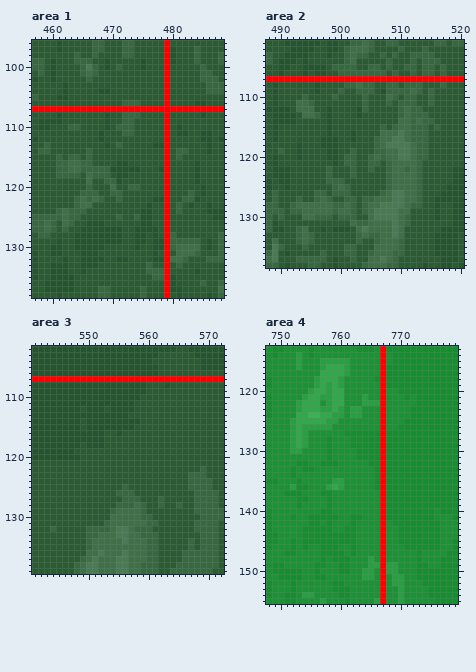
Pixel-art file: assets/scene/world_map/world.aseprite. Above is the file before it was changed.
1248x810 pixels, 1 frame. Colours within 5 levels of each other are drawn and written as one. Shown: area 1: x 457..488, y 96..138; area 2: x 488..520, y 101..138; area 3: x 541..572, y 102..139; area 4: x 748..779, y 113..155. The commit also changed other parts of the picture, which this record leaves out.
The same view after the edit:
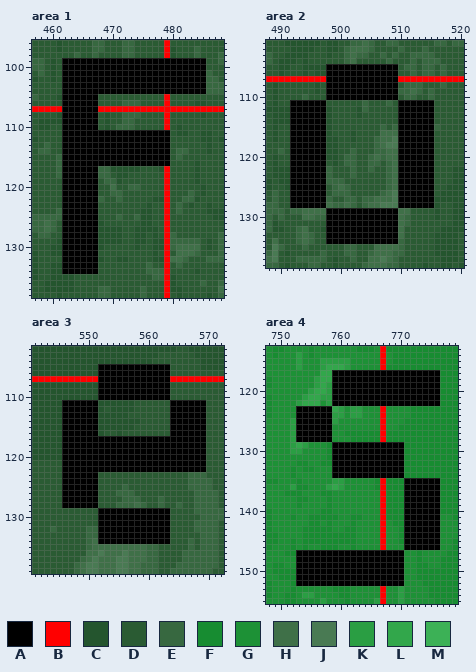
Palette (. is transparent): A #000000  B #ff0000  C #24552e  D #2a5b33  E #376840  F #178c31  G #1d9136  H #3f7048  J #497a53  K #2a9e43  L #32a74b  M #3cb156
From old to new:
layer "labels" added
Changed rows in their new state; - is an unchanged pixel.
Area 1, layer "labels":
first column x 462:
 99 AAAAAAAAAAAAAAAAAAAAAAAA
100 AAAAAAAAAAAAAAAAAAAAAAAA
101 AAAAAAAAAAAAAAAAAAAAAAAA
102 AAAAAAAAAAAAAAAAAAAAAAAA
103 AAAAAAAAAAAAAAAAAAAAAAAA
104 AAAAAAAAAAAAAAAAAAAAAAAA
105 AAAAAA------------------
106 AAAAAA------------------
107 AAAAAA------------------
108 AAAAAA------------------
109 AAAAAA------------------
110 AAAAAA------------------
111 AAAAAAAAAAAAAAAAAA------
112 AAAAAAAAAAAAAAAAAA------
113 AAAAAAAAAAAAAAAAAA------
114 AAAAAAAAAAAAAAAAAA------
115 AAAAAAAAAAAAAAAAAA------
116 AAAAAAAAAAAAAAAAAA------
117 AAAAAA------------------
118 AAAAAA------------------
119 AAAAAA------------------
120 AAAAAA------------------
121 AAAAAA------------------
122 AAAAAA------------------
123 AAAAAA------------------
124 AAAAAA------------------
125 AAAAAA------------------
126 AAAAAA------------------
127 AAAAAA------------------
128 AAAAAA------------------
129 AAAAAA------------------
130 AAAAAA------------------
131 AAAAAA------------------
132 AAAAAA------------------
133 AAAAAA------------------
134 AAAAAA------------------
Area 2, layer "labels":
first column x 492:
105 ------AAAAAAAAAAAA------
106 ------AAAAAAAAAAAA------
107 ------AAAAAAAAAAAA------
108 ------AAAAAAAAAAAA------
109 ------AAAAAAAAAAAA------
110 ------AAAAAAAAAAAA------
111 AAAAAA------------AAAAAA
112 AAAAAA------------AAAAAA
113 AAAAAA------------AAAAAA
114 AAAAAA------------AAAAAA
115 AAAAAA------------AAAAAA
116 AAAAAA------------AAAAAA
117 AAAAAA------------AAAAAA
118 AAAAAA------------AAAAAA
119 AAAAAA------------AAAAAA
120 AAAAAA------------AAAAAA
121 AAAAAA------------AAAAAA
122 AAAAAA------------AAAAAA
123 AAAAAA------------AAAAAA
124 AAAAAA------------AAAAAA
125 AAAAAA------------AAAAAA
126 AAAAAA------------AAAAAA
127 AAAAAA------------AAAAAA
128 AAAAAA------------AAAAAA
129 ------AAAAAAAAAAAA------
130 ------AAAAAAAAAAAA------
131 ------AAAAAAAAAAAA------
132 ------AAAAAAAAAAAA------
133 ------AAAAAAAAAAAA------
134 ------AAAAAAAAAAAA------
Area 3, layer "labels":
first column x 546:
105 ------AAAAAAAAAAAA------
106 ------AAAAAAAAAAAA------
107 ------AAAAAAAAAAAA------
108 ------AAAAAAAAAAAA------
109 ------AAAAAAAAAAAA------
110 ------AAAAAAAAAAAA------
111 AAAAAA------------AAAAAA
112 AAAAAA------------AAAAAA
113 AAAAAA------------AAAAAA
114 AAAAAA------------AAAAAA
115 AAAAAA------------AAAAAA
116 AAAAAA------------AAAAAA
117 AAAAAAAAAAAAAAAAAAAAAAAA
118 AAAAAAAAAAAAAAAAAAAAAAAA
119 AAAAAAAAAAAAAAAAAAAAAAAA
120 AAAAAAAAAAAAAAAAAAAAAAAA
121 AAAAAAAAAAAAAAAAAAAAAAAA
122 AAAAAAAAAAAAAAAAAAAAAAAA
123 AAAAAA------------------
124 AAAAAA------------------
125 AAAAAA------------------
126 AAAAAA------------------
127 AAAAAA------------------
128 AAAAAA------------------
129 ------AAAAAAAAAAAA------
130 ------AAAAAAAAAAAA------
131 ------AAAAAAAAAAAA------
132 ------AAAAAAAAAAAA------
133 ------AAAAAAAAAAAA------
134 ------AAAAAAAAAAAA------
Area 4, layer "labels":
first column x 753:
117 ------AAAAAAAAAAAAAAAAAA
118 ------AAAAAAAAAAAAAAAAAA
119 ------AAAAAAAAAAAAAAAAAA
120 ------AAAAAAAAAAAAAAAAAA
121 ------AAAAAAAAAAAAAAAAAA
122 ------AAAAAAAAAAAAAAAAAA
123 AAAAAA------------------
124 AAAAAA------------------
125 AAAAAA------------------
126 AAAAAA------------------
127 AAAAAA------------------
128 AAAAAA------------------
129 ------AAAAAAAAAAAA------
130 ------AAAAAAAAAAAA------
131 ------AAAAAAAAAAAA------
132 ------AAAAAAAAAAAA------
133 ------AAAAAAAAAAAA------
134 ------AAAAAAAAAAAA------
135 ------------------AAAAAA
136 ------------------AAAAAA
137 ------------------AAAAAA
138 ------------------AAAAAA
139 ------------------AAAAAA
140 ------------------AAAAAA
141 ------------------AAAAAA
142 ------------------AAAAAA
143 ------------------AAAAAA
144 ------------------AAAAAA
145 ------------------AAAAAA
146 ------------------AAAAAA
147 AAAAAAAAAAAAAAAAAA------
148 AAAAAAAAAAAAAAAAAA------
149 AAAAAAAAAAAAAAAAAA------
150 AAAAAAAAAAAAAAAAAA------
151 AAAAAAAAAAAAAAAAAA------
152 AAAAAAAAAAAAAAAAAA------
